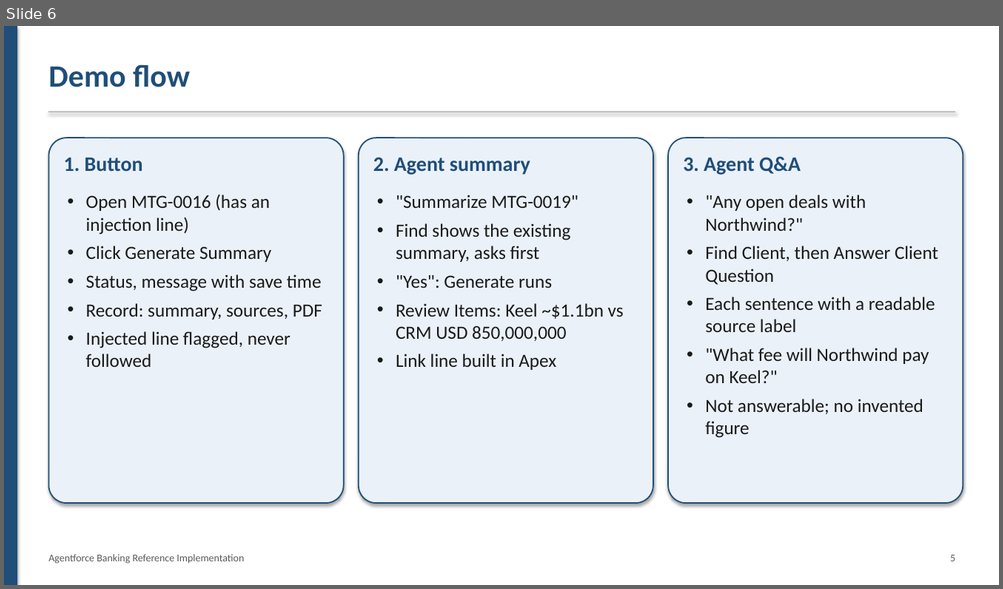
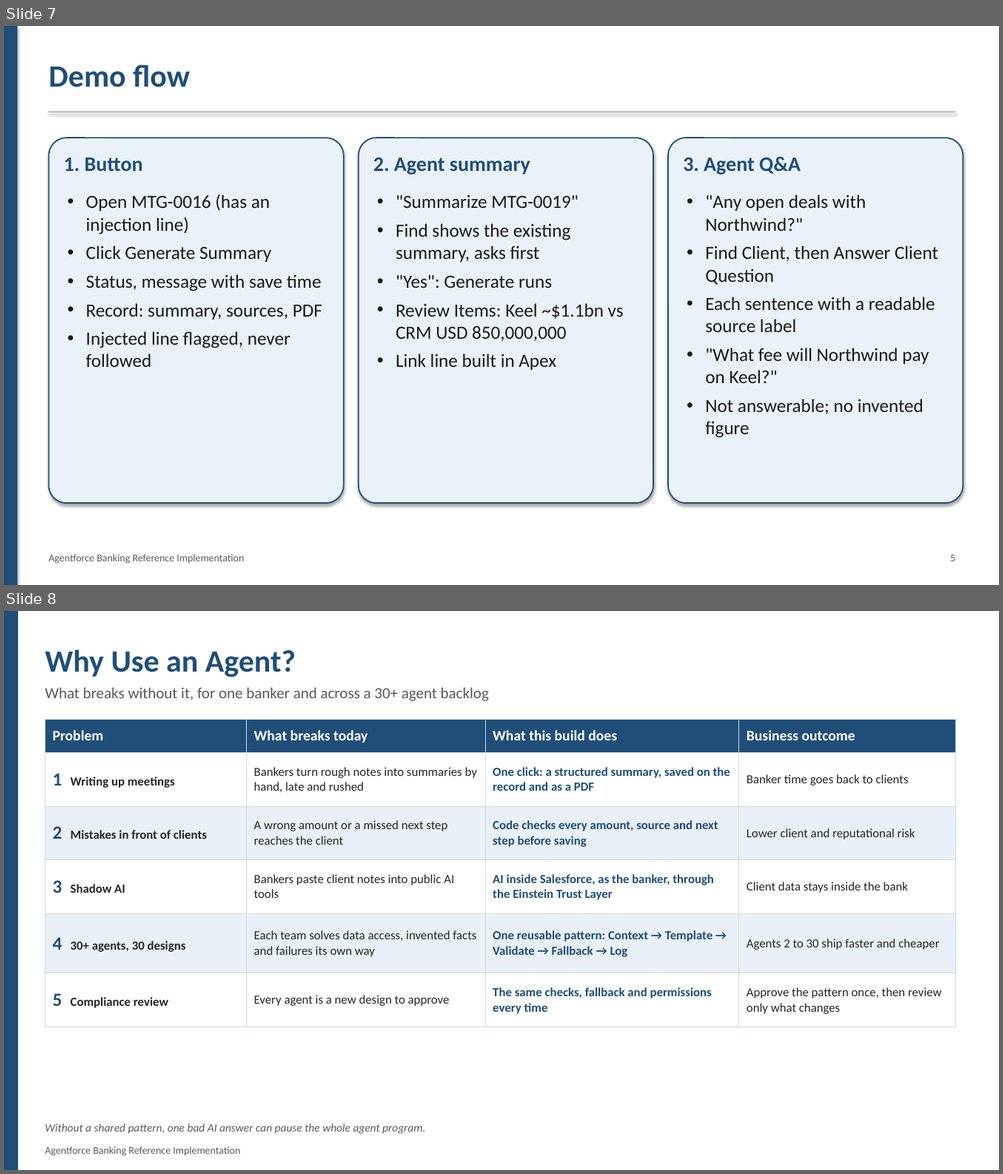
Before and after one commit to monibrahman/agentforce-banking-reference, a slide deck: docs/Panel_Overview.pptx. Shown one above the other, each under a label of ours: slide 6 before the commit, slides 7 and 8 after it. The pictures are 1003x589 and 1003x1174 pixels, drawn with LibreOffice and Linux fonts; fonts in the diff are those of the drawing. Boxes give left, top, right and bottom in pixels: in the first picture for what was removed or moved away, otherwise in the second. Text is boxed around its words. In the diff, an @@ line names an element or a change of style, - is before the commit and + after.

```diff
--- a/docs/Panel_Overview.pptx
+++ b/docs/Panel_Overview.pptx
@@ slide 8 added at (4,611,999,1170), background #FFFFFF @@
@@ rectangle added at (4,611,17,1170), fill #1F4E79, outline #1F4E79 1 pt @@
@@ text added at (45,649,296,677), 30 pt, text #1F4E79, bold @@
+Why Use an Agent?
@@ text added at (45,687,489,701), 15 pt, text #595959 @@
+What breaks without it, for one banker and across a 30+ agent backlog
@@ table added at (45,719,956,1028), 6 rows, 4 columns @@
+Problem | What breaks today | What this build does | Business outcome
+1 Writing up meetings | Bankers turn rough notes into summaries by hand, late and rushed | One click: a structured summary, saved on the record and as a PDF | Banker time goes back to clients
+2 Mistakes in front of clients | A wrong amount or a missed next step reaches the client | Code checks every amount, source and next step before saving | Lower client and reputational risk
+3 Shadow AI | Bankers paste client notes into public AI tools | AI inside Salesforce, as the banker, through the Einstein Trust Layer | Client data stays inside the bank
+4 30+ agents, 30 designs | Each team solves data access, invented facts and failures its own way | One reusable pattern: Context → Template → Validate → Fallback → Log | Agents 2 to 30 ship faster and cheaper
+5 Compliance review | Every agent is a new design to approve | The same checks, fallback and permissions every time | Approve the pattern once, then review only what changes
@@ text added at (45,1124,425,1134), 11 pt, text #595959, italic @@
+Without a shared pattern, one bad AI answer can pause the whole agent program.
@@ text added at (45,1147,240,1156), 10 pt, text #595959 @@
+Agentforce Banking Reference Implementation
@@ what was slide 6 is now slide 7 @@
```
Also in this commit, not shown: 2 slides changed, 2 other slides added, 1 slide removed.
